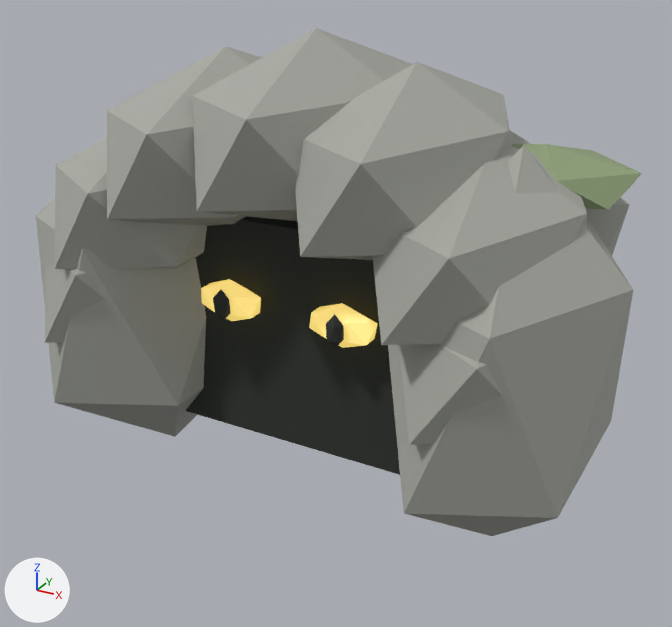
Before and after pictures for a commit that changed the glTF model SanguoSLG.Game/assets/models/field-scout.glb.
Rendered twice from a camera (50 mm lens) standing at (0.522, -1.005, 0.662) and looking at (0.0, -0.057, 0.188). The lights are fixed; the arrows at lower left show +X, +Y and +Z. The picture after the commit comes second. Where no turn or scale is listed for an object, it has been applied to the vertices. Vertices at exactly the same position are counted once.

The first picture shows 'cave_arch', 'cave_arch.001', 'cave_arch.002', 'cave_arch.003', 'cave_arch.004', 'cave_arch.005', 'cave_arch.006', 'cave_dark_interior', 'cave_jamb', 'cave_jamb.001', 'eye_pupil', 'eye_pupil.001', 'moss_cover.002', 'watchful_eye', 'watchful_eye.001' and 1 more.
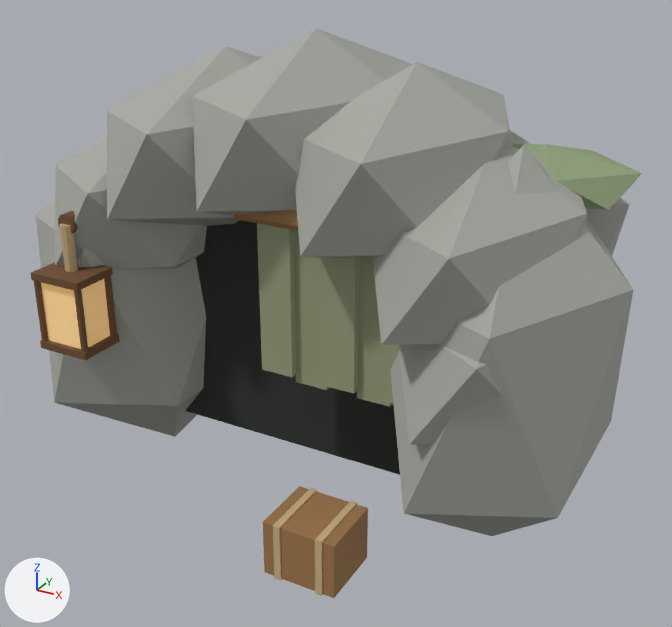
Location of each change, [x1, y1, x2, y2] in pixels of the pictures (672 x 627 px; the box of a moved part takes in the faces that stretch with it):
'scout_supply_crate', added (brown)
    after: [263, 486, 368, 598]
'camouflage_blind', added
    after: [257, 223, 296, 377]
'camouflage_blind.002', added
    after: [321, 257, 359, 393]
'camouflage_blind.001', added
    after: [294, 230, 330, 390]
'camouflage_blind.003', added
    after: [357, 257, 392, 407]
'lantern_light', added
    after: [41, 279, 110, 349]
'watchful_eye.001', deleted
    before: [309, 303, 378, 348]
'watchful_eye', deleted
    before: [201, 279, 261, 321]
'lantern_frame.001', added (brown)
    after: [31, 263, 113, 291]
'blind_support', added (brown)
    after: [233, 210, 298, 230]
'crate_binding.001', added (beige)
    after: [315, 501, 357, 596]
'lantern_frame', added (brown)
    after: [40, 334, 120, 361]
'crate_binding', added (beige)
    after: [273, 488, 317, 581]
'lantern_hanger', added (beige)
    after: [60, 223, 78, 272]
'lantern_rib.002', added (brown)
    after: [74, 290, 88, 353]
'camouflage_blind.004', added
    after: [385, 345, 401, 404]
'eye_pupil.001', deleted
    before: [326, 314, 344, 349]
'lantern_rib.003', added (brown)
    after: [104, 276, 117, 337]
'lantern_rib', added (brown)
    after: [34, 281, 49, 341]
'eye_pupil', deleted
    before: [213, 289, 231, 322]
'lantern_bracket', added
    after: [58, 211, 78, 233]
part 3 of me_icosphere_012, moved or reshaped
    before: [309, 303, 378, 348]
    after: [511, 144, 642, 210]
'cave_arch.006', unchanged, covered by the edit
    before: [45, 264, 105, 343]

What changed in the scene script:
```text
Remove ob_eye_pupil:
    ob_eye_pupil = bpy.data.objects.new('eye_pupil', me_icosphere_011)
Remove ob_eye_pupil_001:
    ob_eye_pupil_001 = bpy.data.objects.new('eye_pupil.001', me_icosphere_013)
Remove ob_watchful_eye:
    ob_watchful_eye = bpy.data.objects.new('watchful_eye', me_icosphere_010)
Remove ob_watchful_eye_001:
    ob_watchful_eye_001 = bpy.data.objects.new('watchful_eye.001', me_icosphere_012)
Add ob_scout_supply_crate:
    ob_scout_supply_crate = bpy.data.objects.new('scout_supply_crate', me_cube_009)  # a box spanning x -0.0425..0.0425, y -0.0375..0.0375, z -0.0325..0.0325; in mat_wood (brown #9e764b)
    ob_scout_supply_crate.location = (0.11, -0.3, 0.04)
Add ob_lantern_rib_003:
    ob_lantern_rib_003 = bpy.data.objects.new('lantern_rib.003', me_cylinder_005)  # a 10-sided cylinder along z spanning x -0.0038..0.0038, y -0.004..0.004, z -0.04..0.04; in mat_dark_wood (brown #6f4d30)
    ob_lantern_rib_003.location = (-0.18, -0.266, 0.24)
Add ob_lantern_rib_002:
    ob_lantern_rib_002 = bpy.data.objects.new('lantern_rib.002', me_cylinder_005.copy())
    ob_lantern_rib_002.location = (-0.18, -0.314, 0.24)
Add ob_lantern_rib:
    ob_lantern_rib = bpy.data.objects.new('lantern_rib', me_cylinder_005.copy())
    ob_lantern_rib.location = (-0.24, -0.314, 0.24)
Add ob_lantern_light:
    ob_lantern_light = bpy.data.objects.new('lantern_light', me_cube_001)  # a box spanning x -0.0275..0.0275, y -0.0225..0.0225, z -0.0375..0.0375; in mat_lantern_paper (beige #ebce97, glowing brown #8c693a)
    ob_lantern_light.location = (-0.21, -0.29, 0.24)
Add ob_lantern_hanger:
    ob_lantern_hanger = bpy.data.objects.new('lantern_hanger', me_cylinder_001)  # a 10-sided cylinder along z spanning x -0.0067..0.0067, y -0.007..0.007, z -0.03..0.03; in mat_rope (beige #c8af81)
    ob_lantern_hanger.location = (-0.21, -0.29, 0.31)
Add ob_lantern_frame_001:
    ob_lantern_frame_001 = bpy.data.objects.new('lantern_frame.001', me_cube_003)  # a box spanning x -0.034..0.034, y -0.0285..0.0285, z -0.0045..0.0045; in mat_dark_wood (brown #6f4d30)
    ob_lantern_frame_001.location = (-0.21, -0.29, 0.282)
Add ob_lantern_frame:
    ob_lantern_frame = bpy.data.objects.new('lantern_frame', me_cube_003.copy())
    ob_lantern_frame.location = (-0.21, -0.29, 0.198)
Add ob_lantern_bracket:
    ob_lantern_bracket = bpy.data.objects.new('lantern_bracket', me_cylinder)  # a 10-sided cylinder along y spanning x -0.0114..0.0114, y -0.065..0.065, z -0.012..0.012; in mat_dark_wood (brown #6f4d30)
    ob_lantern_bracket.location = (-0.21, -0.225, 0.34)
Add ob_crate_binding_001:
    ob_crate_binding_001 = bpy.data.objects.new('crate_binding.001', me_cube_011)  # a box spanning x -0.004..0.004, y -0.039..0.039, z -0.034..0.034; in mat_rope (beige #c8af81)
    ob_crate_binding_001.location = (0.135, -0.3, 0.04)
Add ob_crate_binding:
    ob_crate_binding = bpy.data.objects.new('crate_binding', me_cube_011.copy())
    ob_crate_binding.location = (0.085, -0.3, 0.04)
Add ob_camouflage_blind_004:
    ob_camouflage_blind_004 = bpy.data.objects.new('camouflage_blind.004', me_cube_008)  # a box spanning x -0.02..0.02, y -0.006..0.006, z -0.085..0.085; in mat_camouflage_cloth (greyish green #959e7c)
    ob_camouflage_blind_004.location = (0.177, -0.23, 0.275)
Add ob_camouflage_blind_003:
    ob_camouflage_blind_003 = bpy.data.objects.new('camouflage_blind.003', me_cube_007)  # a box spanning x -0.02..0.02, y -0.006..0.006, z -0.095..0.095; in mat_camouflage_cloth (greyish green #959e7c)
    ob_camouflage_blind_003.location = (0.139, -0.221, 0.275)
Add ob_camouflage_blind_002:
    ob_camouflage_blind_002 = bpy.data.objects.new('camouflage_blind.002', me_cube_008.copy())
    ob_camouflage_blind_002.location = (0.101, -0.23, 0.275)
Add ob_camouflage_blind_001:
    ob_camouflage_blind_001 = bpy.data.objects.new('camouflage_blind.001', me_cube_007.copy())
    ob_camouflage_blind_001.location = (0.063, -0.221, 0.275)
Add ob_camouflage_blind:
    ob_camouflage_blind = bpy.data.objects.new('camouflage_blind', me_cube_008.copy())
    ob_camouflage_blind.location = (0.025, -0.23, 0.275)
Add ob_blind_support:
    ob_blind_support = bpy.data.objects.new('blind_support', me_cylinder_006)  # 20 vertices, 36 faces; spans x -0.12..0.12, y -0.011..0.011, z -0.012..0.012; in mat_wood (brown #9e764b)
    ob_blind_support.location = (0.1, -0.23, 0.37)
```
